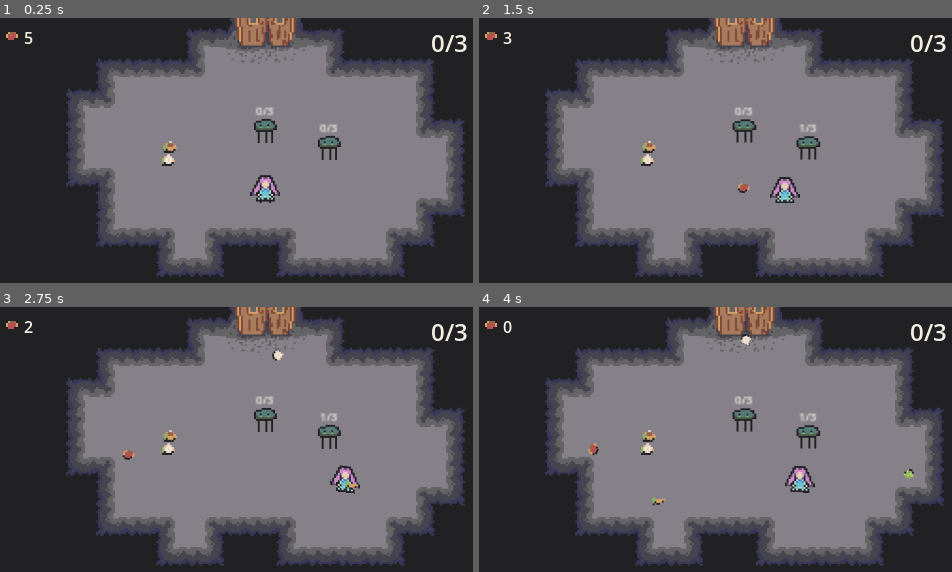
Above: before the commit, frames 1-4 (two rows, left to right).
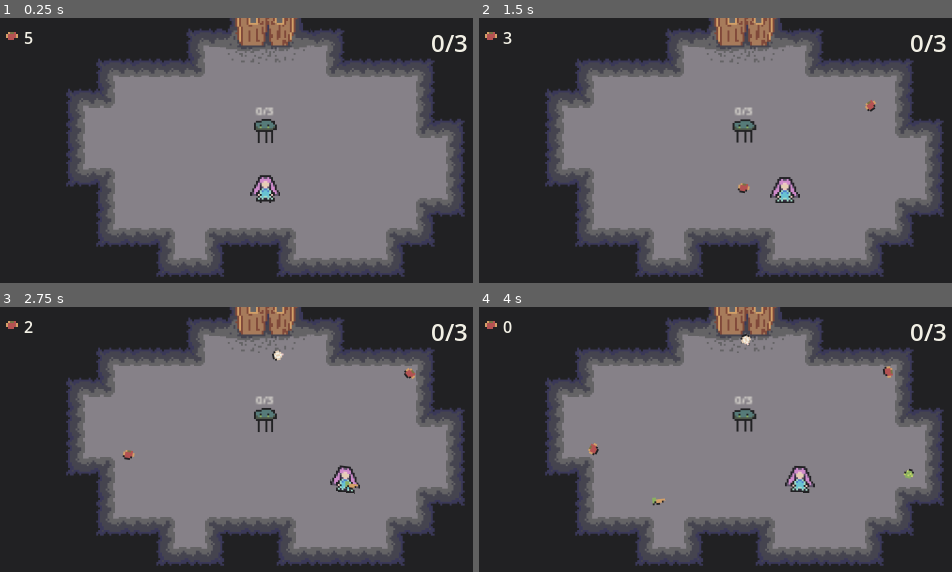
Above: after the commit, the same moments.

Repository: OlliO6/Main-Taiming
Game: Godot game, scene res://game.tscn
Same seed, same stepped clock (60 frames per second), same inputs: the game is played once before the commit and once after it.
Inputs (mouse positions are in pixels of both pictures, inside the frame that each line leads up to):
- Up to frame 1 (0.25 s): no input
- Up to frame 2 (1.5 s): tap Enter (ui_accept) at 0.5, 0.77 s; move the mouse to (819, 139) at 0.52 s; press the mouse at (819, 139) at 0.53 s; hold D (move_right) 0.53-1.25 s; release the mouse at (819, 139) at 1.25 s; drag from (620, 166) to (743, 139) at 1.27 s
- Up to frame 3 (2.75 s): move the mouse to (283, 383) at 2.02 s; press the mouse at (283, 383) at 2.03 s; hold D (move_right) from 2.03 s (still down)
- Up to frame 4 (4 s): release D (move_right) at 2.75 s; release the mouse at (762, 383) at 2.75 s; drag from (691, 495) to (743, 426) at 2.77 s; move the mouse to (857, 481) at 3.52 s; press the mouse at (857, 481) at 3.53 s; hold A (move_left) from 3.53 s (still down); tap Delete at 3.6 s; tap Enter (ui_accept) at 3.77 s

The runs differ from the first frame. In frame 1, 0.5% of the frame differs, in the area x 34-73%, y 40-56%; in frame 2, 0.6%; in frame 3, 0.6%; in frame 4, 0.6%, in the area x 34-88%, y 22-56%.

Commit message:
Add tutorial

Diff:
--- a/game.tscn
+++ b/game.tscn
@@ -12,6 +12,47 @@
 duration = 1.5
 transition = 2
 ease = 2
+
+[sub_resource type="LabelSettings" id="LabelSettings_g8ed8"]
+font_size = 8
+font_color = Color(0.94902, 0.941176, 0.898039, 1)
+
+[sub_resource type="GDScript" id="GDScript_j5rps"]
+script/source = "extends Label
+
+const MOVE_TEXT = \"'wasd' -> move\"
+const SHOOT_TEXT = \"'left mouse' -> throw vegetable\"
+
+var _move_shown: bool
+var _shoot_shown: bool
+
+func _ready() -> void:
+	text = MOVE_TEXT
+	modulate.a = 0
+	var tween:= create_tween()
+	tween.tween_interval(5)
+	tween.tween_property(self, \"modulate:a\", 1, 2).set_trans(Tween.TRANS_CUBIC)
+	tween.tween_callback(func(): _move_shown = true)
+
+func _input(event: InputEvent) -> void:
+	if _move_shown && (event.is_action(\"move_left\") || event.is_action(\"ui_right\") || event.is_action(\"move_up\") || event.is_action(\"move_down\")):
+		_move_shown = false
+		var tween:= create_tween()
+		tween.tween_interval(1)
+		tween.tween_property(self, \"modulate:a\", 0, 4).set_trans(Tween.TRANS_CUBIC)
+		tween.tween_callback(func(): text = SHOOT_TEXT)
+		tween.tween_interval(3)
+		tween.tween_property(self, \"modulate:a\", 1, 2).set_trans(Tween.TRANS_CUBIC)
+		tween.tween_callback(func(): _shoot_shown = true)
+		return
+
+	if _shoot_shown && event.is_action(\"shoot\"):
+		_shoot_shown = false
+		var tween:= create_tween()
+		tween.tween_interval(1)
+		tween.tween_property(self, \"modulate:a\", 0, 4).set_trans(Tween.TRANS_CUBIC)
+		tween.tween_callback(queue_free)
+"
 
 [node name="Game" type="Node2D"]
 y_sort_enabled = true
@@ -60,3 +101,13 @@
 [node name="RoomHolder" type="Node2D" parent="."]
 
 [node name="Player" parent="." instance=ExtResource("2_5idx6")]
+
+[node name="TutorialLabel" type="Label" parent="Player"]
+offset_left = -60.0
+offset_top = -24.0
+offset_right = 60.0
+offset_bottom = -12.0
+text = "'wasd' -> move"
+label_settings = SubResource("LabelSettings_g8ed8")
+horizontal_alignment = 1
+script = SubResource("GDScript_j5rps")
--- a/rooms/fight_room_base.tscn
+++ b/rooms/fight_room_base.tscn
@@ -9,6 +9,7 @@
 script = ExtResource("2_i3ay0")
 
 [node name="StartFightTimer" type="Timer" parent="." index="0"]
+wait_time = 3.0
 one_shot = true
 autostart = true
 
--- a/rooms/list/0_turorial.tscn
+++ b/rooms/list/0_turorial.tscn
@@ -1,117 +1,9 @@
-[gd_scene load_steps=7 format=3 uid="uid://by54rrhq421bq"]
+[gd_scene load_steps=3 format=3 uid="uid://by54rrhq421bq"]
 
 [ext_resource type="PackedScene" uid="uid://cxo6oseo5rgfc" path="res://rooms/room_base.tscn" id="1_f0nbh"]
 [ext_resource type="PackedScene" uid="uid://ctd8a5v4lofwk" path="res://monster/variations/1.tscn" id="2_vjmem"]
-[ext_resource type="PackedScene" uid="uid://5bntft4da0sv" path="res://items/vegetables/basic_vegetable/basic_vegetable.tscn" id="3_ewo0y"]
-[ext_resource type="Shader" path="res://shader/sheet_outline.gdshader" id="3_sbqo3"]
-
-[sub_resource type="ShaderMaterial" id="ShaderMaterial_oi2nn"]
-resource_local_to_scene = true
-shader = ExtResource("3_sbqo3")
-shader_parameter/color = Color(1, 1, 1, 1)
-shader_parameter/width = 1.0
-shader_parameter/pattern = 1
-shader_parameter/inside = false
-shader_parameter/add_margins = true
-shader_parameter/number_of_images = Vector2(1, 1)
-
-[sub_resource type="ShaderMaterial" id="ShaderMaterial_yguka"]
-resource_local_to_scene = true
-shader = ExtResource("3_sbqo3")
-shader_parameter/color = Color(1, 1, 1, 1)
-shader_parameter/width = 1.0
-shader_parameter/pattern = 1
-shader_parameter/inside = false
-shader_parameter/add_margins = true
-shader_parameter/number_of_images = Vector2(1, 1)
 
 [node name="TurorialRoom" instance=ExtResource("1_f0nbh")]
 
 [node name="Monster" parent="." index="2" instance=ExtResource("2_vjmem")]
 position = Vector2(0, -31)
-
-[node name="Health" parent="Monster" index="1"]
-max_health = 4
-
-[node name="Sprite" parent="Monster" index="5"]
-material = SubResource("ShaderMaterial_oi2nn")
-
-[node name="Monster2" parent="." index="3" instance=ExtResource("2_vjmem")]
-position = Vector2(34, -22)
-
-[node name="Health" parent="Monster2" index="1"]
-max_health = 4
-
-[node name="Sprite" parent="Monster2" index="5"]
-material = SubResource("ShaderMaterial_yguka")
-
-[node name="Vegetable" parent="." index="4" instance=ExtResource("3_ewo0y")]
-position = Vector2(-51, -27)
-
-[node name="Vegetable2" parent="." index="5" instance=ExtResource("3_ewo0y")]
-position = Vector2(-52, -20)
-
-[node name="Vegetable3" parent="." index="6" instance=ExtResource("3_ewo0y")]
-position = Vector2(-51, -27)
-
-[node name="Vegetable4" parent="." index="7" instance=ExtResource("3_ewo0y")]
-position = Vector2(-52, -20)
-
-[node name="Vegetable5" parent="." index="8" instance=ExtResource("3_ewo0y")]
-position = Vector2(-51, -27)
-
-[node name="Vegetable6" parent="." index="9" instance=ExtResource("3_ewo0y")]
-position = Vector2(-52, -20)
-
-[node name="Vegetable7" parent="." index="10" instance=ExtResource("3_ewo0y")]
-position = Vector2(-51, -27)
-
-[node name="Vegetable8" parent="." index="11" instance=ExtResource("3_ewo0y")]
-position = Vector2(-52, -20)
-
-[node name="Vegetable9" parent="." index="12" instance=ExtResource("3_ewo0y")]
-position = Vector2(-51, -27)
-
-[node name="Vegetable10" parent="." index="13" instance=ExtResource("3_ewo0y")]
-position = Vector2(-52, -20)
-
-[node name="Vegetable11" parent="." index="14" instance=ExtResource("3_ewo0y")]
-position = Vector2(-51, -27)
-
-[node name="Vegetable12" parent="." index="15" instance=ExtResource("3_ewo0y")]
-position = Vector2(-52, -20)
-
-[node name="Vegetable13" parent="." index="16" instance=ExtResource("3_ewo0y")]
-position = Vector2(-51, -27)
-
-[node name="Vegetable14" parent="." index="17" instance=ExtResource("3_ewo0y")]
-position = Vector2(-52, -20)
-
-[node name="Vegetable15" parent="." index="18" instance=ExtResource("3_ewo0y")]
-position = Vector2(-51, -27)
-
-[node name="Vegetable16" parent="." index="19" instance=ExtResource("3_ewo0y")]
-position = Vector2(-52, -20)
-
-[node name="Vegetable17" parent="." index="20" instance=ExtResource("3_ewo0y")]
-position = Vector2(-51, -27)
-
-[node name="Vegetable18" parent="." index="21" instance=ExtResource("3_ewo0y")]
-position = Vector2(-52, -20)
-
-[node name="Vegetable19" parent="." index="22" instance=ExtResource("3_ewo0y")]
-position = Vector2(-51, -27)
-
-[node name="Vegetable20" parent="." index="23" instance=ExtResource("3_ewo0y")]
-position = Vector2(-52, -20)
-
-[node name="Vegetable21" parent="." index="24" instance=ExtResource("3_ewo0y")]
-position = Vector2(-51, -27)
-
-[node name="Vegetable22" parent="." index="25" instance=ExtResource("3_ewo0y")]
-position = Vector2(-52, -20)
-
-[editable path="Monster"]
-[editable path="Monster/DefaultFightLogic"]
-[editable path="Monster2"]
-[editable path="Monster2/DefaultFightLogic"]
Not shown: 1 places in game.tscn that only renumber resources
Not shown, changed: player/carrot_gun.afphoto~lock~
Not shown, changed: player/player.afphoto~lock~
